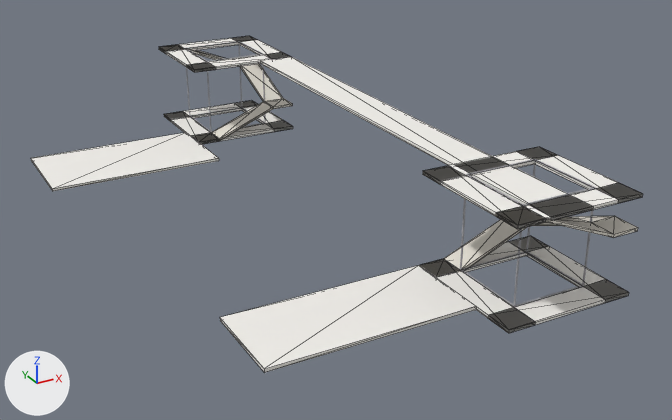
One commit to the glTF model examples/walkthrough/ideal/diagram.glb: the scene before it, then after it.
The view is the same before and after, from a 50 mm lens placed at (-13.0, -46.5, 17.9), pointed at (6.9, -10.5, -0.1). Lighting does not change. The marker at lower left points along +X, +Y and +Z. The picture after the commit comes second. Mesh edges are drawn as thin lines on the coarser meshes. Vertices at exactly the same position are counted once.

Objects in the first picture: 'atrium', 'floor', 'stairs'.
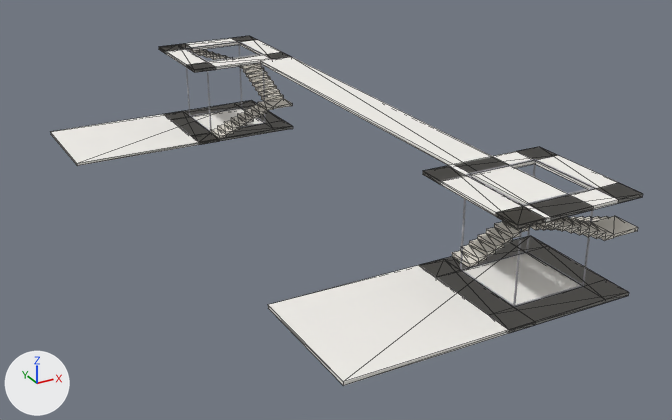
The change in detail:
me_floor is used by ob_floor; location (0.0, 0.0, 0.0).
me_floor had 116 vertices, 228 faces and spanned x -4.5..13.0, y -23.5..7.5, z -0.2..4.2.
me_floor now has 110 vertices, 228 faces and spans x -2.5..13.0, y -23.5..7.5, z -0.2..4.2.
me_floor part 1: the loose piece of 8 vertices spanning x -4.5..4.5, y -1.5..3.5, z -0.2..0.0 is deleted.
Part 2, on me_floor:
6 vertices are removed from x -2.0..7.0, y -21.5..-17.5, z -0.2..0.0.
12 faces are deleted.
8 new vertices lie (-13.0, 0.0, 0.0) away from vertices in x 10.5..13.0, y -23.5..7.5, z -0.2..0.0.
24 new faces join them.
me_stairs is used by ob_stairs; location (0.0, 0.0, 0.0).
me_stairs had 64 vertices, 168 faces and spanned x 4.5..13.0, y -23.5..7.5, z -0.2..4.2.
me_stairs now has 346 vertices, 672 faces and spans x 4.5..13.0, y -23.5..7.5, z -0.2..4.2.
me_stairs part 3: 144 vertices added at x 8.2..13.0, y -23.5..-17.5, z -0.2..4.1.
me_stairs part 4: 138 vertices added at x 5.8..10.5, y 1.5..7.5, z 0.0..4.2.

Pixel boxes [x1, y1, x2, y2] of what changed, in the pictures (672 x 420 px):
'floor', reshaped
    before: [31, 36, 643, 373]
    after: [51, 36, 643, 386]
'stairs', reshaped
    before: [161, 45, 638, 277]
    after: [159, 44, 638, 277]
part 1 of me_floor, deleted
    before: [31, 132, 219, 191]
part 2 of me_floor, built on
    before: [220, 265, 476, 373]
    after: [51, 101, 628, 386]
part 3 of me_stairs, added
    after: [445, 216, 638, 268]
part 4 of me_stairs, added
    after: [182, 44, 283, 139]
